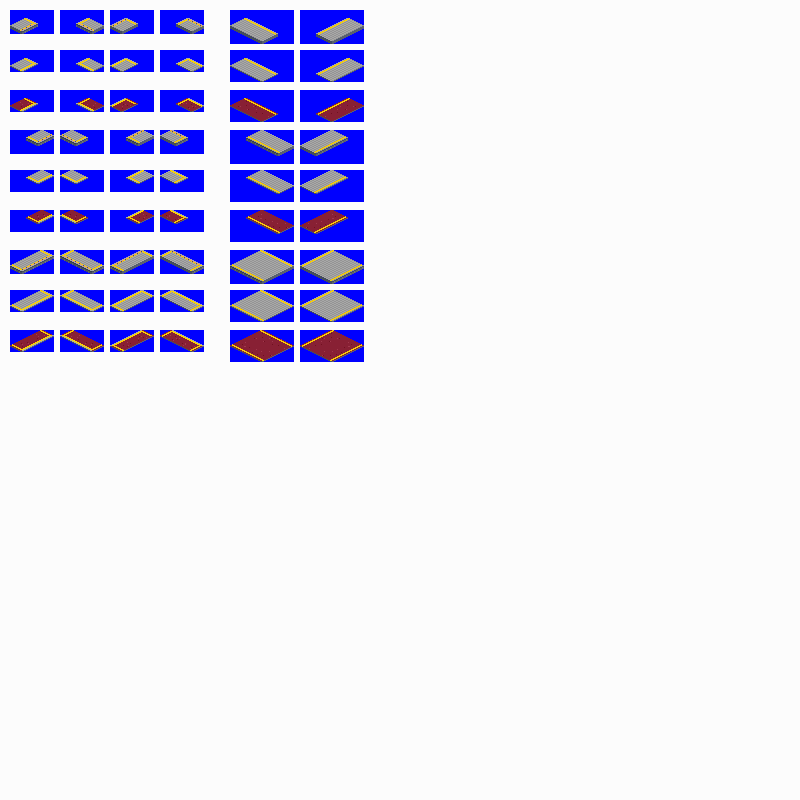
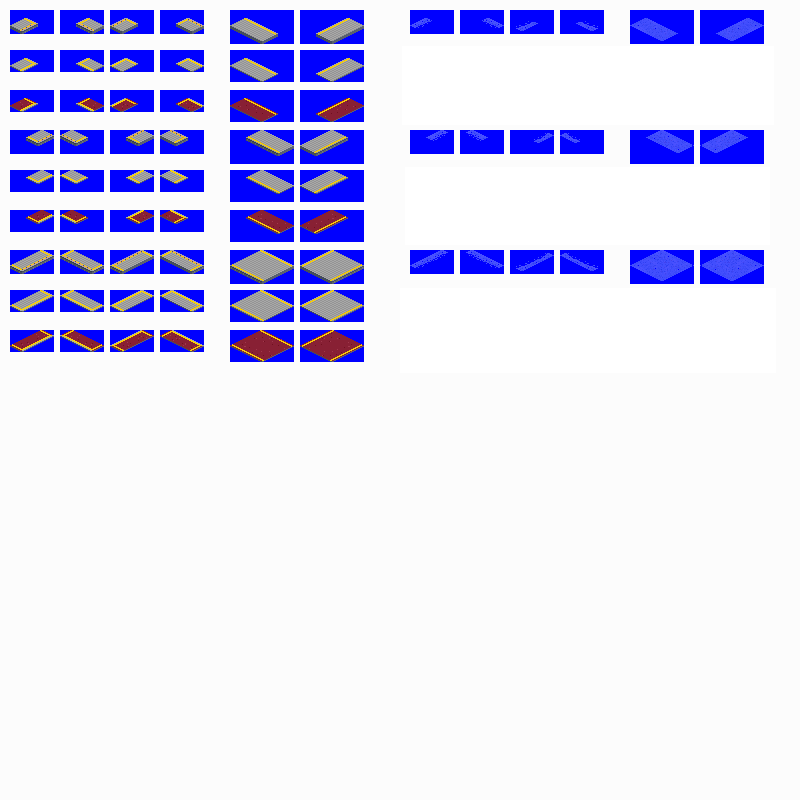
Before/after of a 800x800 layered artwork. What changed in the layer stack:
added layer "snow" (dissolve, 33%) above "sprites" over (410, 18, 764, 281)
painted on "배경" over (400, 10, 776, 373)
